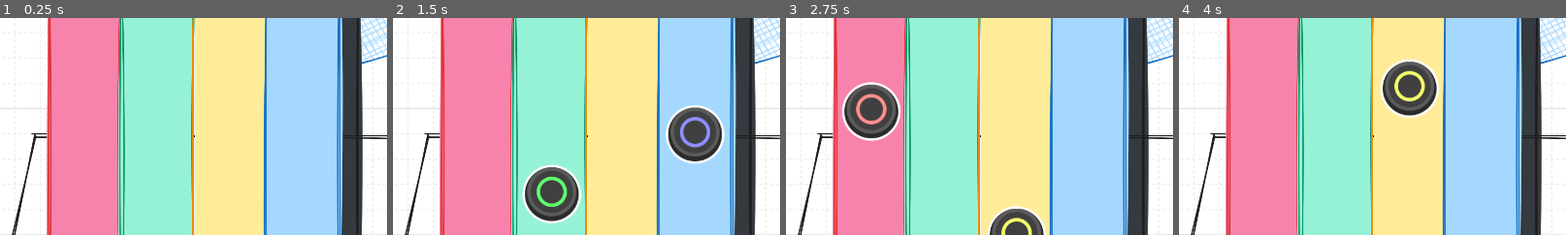
Above: before the commit, frames 1-4 (left to right).
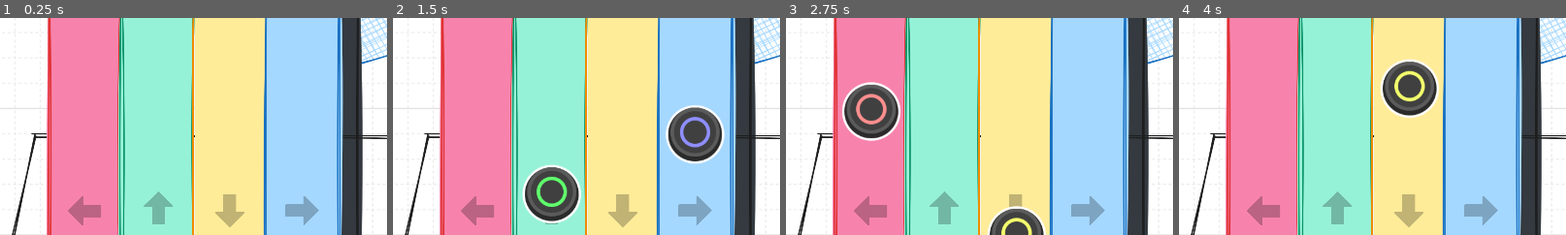
Above: after the commit, the same moments.

Repository: luiz-couto/encore
Game: Godot game, scene res://scenes/game.tscn
The game is run twice, just before and just after one commit, with the same random seed, the same clock (stepped at 60 frames per second) and the same inputs.
Inputs (mouse positions are % of the whole screen's width and height, from its top left):
- Up to frame 1 (0.25 s): no input
- Up to frame 2 (1.5 s): tap Enter at 0.5 s; move the mouse to (72, 45) at 0.52 s; click (72, 45) at 0.67 s; move the mouse to (30, 55) at 1.27 s; click (30, 55) at 1.42 s
- Up to frame 3 (2.75 s): move the mouse to (60, 28) at 2.02 s; click (60, 28) at 2.17 s
- Up to frame 4 (4 s): move the mouse to (45, 70) at 2.77 s; click (45, 70) at 2.92 s; move the mouse to (80, 65) at 3.52 s; click (80, 65) at 3.67 s
The pictures show only the part of the screen within x 24-74%, y 9-59%; the shares and areas given below are measured in that part.

The runs differ from the first frame. In frame 1, 2.2% of the frame differs, in the area x 17-83%, y 79-97%; in frame 2, 1.7%; in frame 3, 1.9%; in frame 4, 2.2%.

Commit message:
arrow keys

Diff:
--- a/encore/scenes/game.tscn
+++ b/encore/scenes/game.tscn
@@ -23,6 +23,7 @@
 [ext_resource type="Script" uid="uid://c3dluyfwld0om" path="res://scripts/gameplay_handler.gd" id="22_37s47"]
 [ext_resource type="FontFile" uid="uid://o7n5xnnd4w71" path="res://assets/fonts/HeartbitXX2Px.ttf" id="23_bt5mj"]
 [ext_resource type="Script" uid="uid://rmmdlyjx63ic" path="res://scripts/option_1.gd" id="23_e1j6l"]
+[ext_resource type="Texture2D" uid="uid://cgp52b4cks1j3" path="res://assets/board/up-arrow.png" id="24_e1j6l"]
 
 [sub_resource type="AudioStreamWAV" id="AudioStreamWAV_ssvqc"]
 data = PackedByteArray("cW9hZgAACFwBAKxECFwDcAAAAAAAAAAAAAAAAOAAQADymAwE0aDE5/Grz/2LD/zF/bh+54tWG7jwZYTqD/Edp/4kvoU1rZQ …(1091 unchanged characters)…
@@ -226,6 +227,33 @@
 offset_bottom = 1282.0
 mouse_filter = 2
 color = Color(0, 0, 0, 0.827451)
+
+[node name="UpArrow" type="Sprite2D" parent="." unique_id=1108017298]
+modulate = Color(1, 1, 1, 0.24313726)
+position = Vector2(678, 573)
+rotation = -1.5707964
+scale = Vector2(0.163086, 0.16029821)
+texture = ExtResource("24_e1j6l")
+
+[node name="UpArrow2" type="Sprite2D" parent="." unique_id=1231863905]
+modulate = Color(1, 1, 1, 0.24313726)
+position = Vector2(861, 566)
+scale = Vector2(0.163086, 0.16029821)
+texture = ExtResource("24_e1j6l")
+
+[node name="UpArrow3" type="Sprite2D" parent="." unique_id=345526923]
+modulate = Color(1, 1, 1, 0.24313726)
+position = Vector2(1038.0001, 572)
+rotation = 3.1415927
+scale = Vector2(0.163086, 0.16029821)
+texture = ExtResource("24_e1j6l")
+
+[node name="UpArrow4" type="Sprite2D" parent="." unique_id=1215729914]
+modulate = Color(1, 1, 1, 0.24313726)
+position = Vector2(1217.0001, 572)
+rotation = 1.5707964
+scale = Vector2(0.163086, 0.16029821)
+texture = ExtResource("24_e1j6l")
 
 [connection signal="ready" from="." to="." method="_on_ready"]
 [connection signal="timeout" from="Timer" to="." method="_on_timer_timeout"]
Binary file added: encore/assets/board/up-arrow.png
Not shown, added: encore/assets/board/up-arrow.png.import
